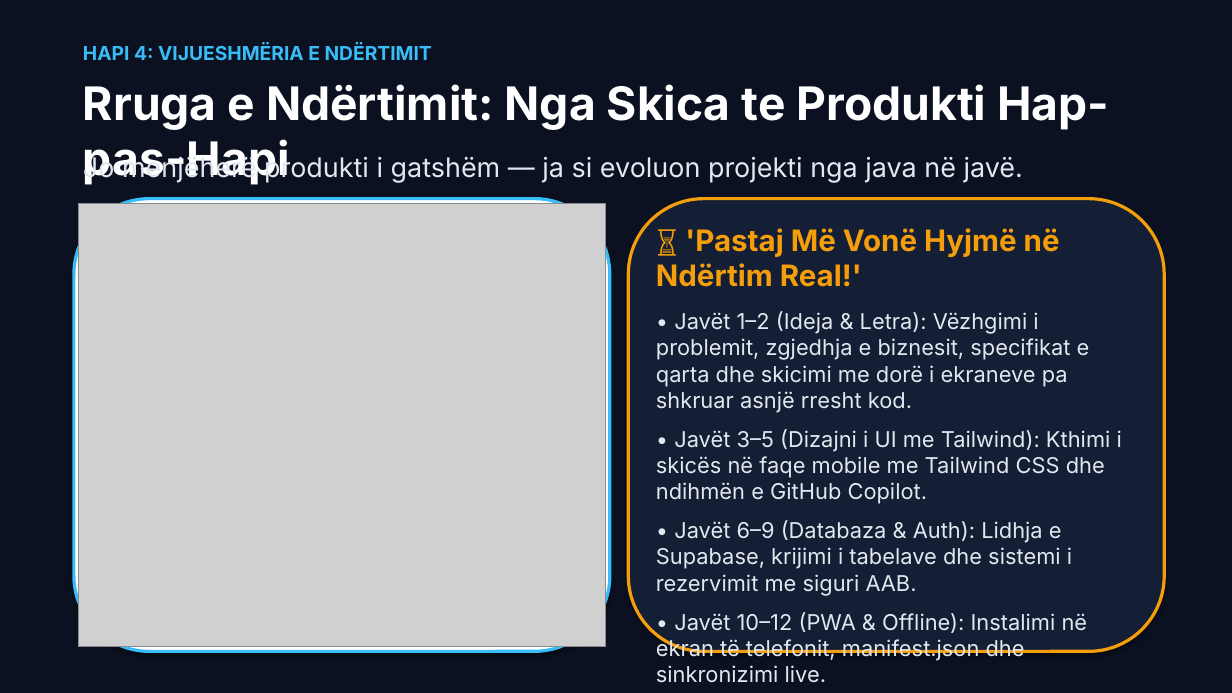
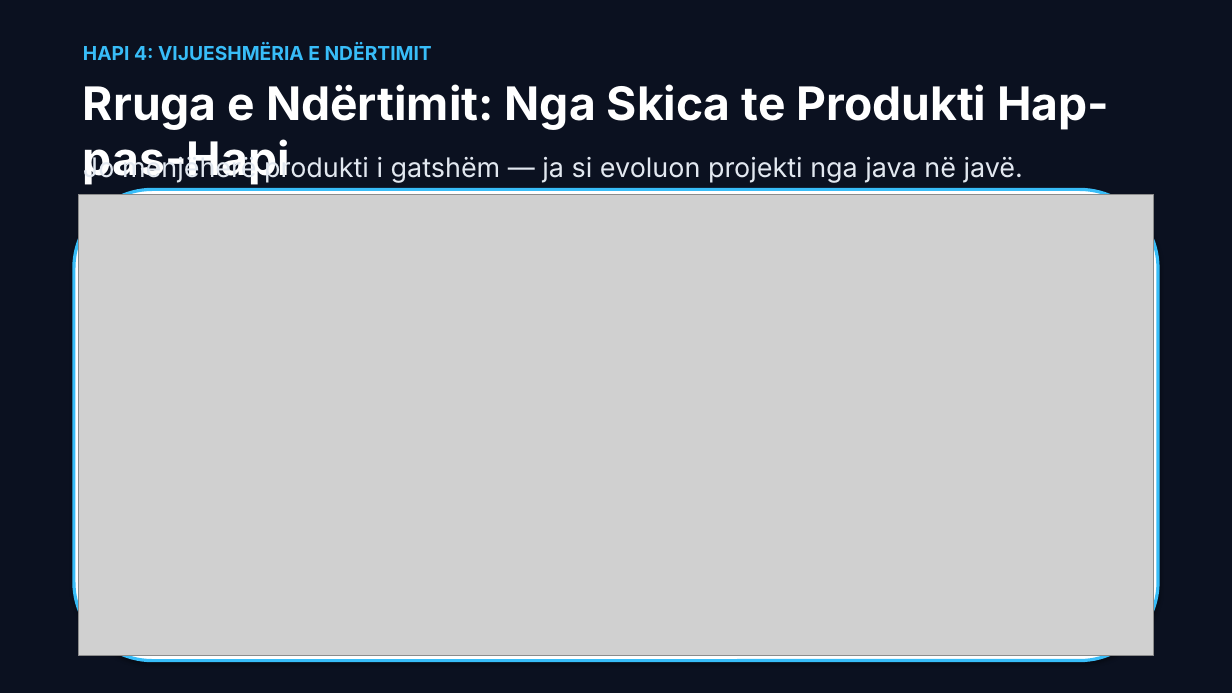
Before and after one commit to arbenl/arbenl.github.io, a slide deck: slide 6 of Jave1_Hyrje_Nextjs_PWA_Copilot_2026.pptx. Drawn at 1232x693 pixels with LibreOffice and Linux fonts; fonts in the diff are those of the drawing; grey boxes stand for pictures. Boxes give left, top, right and bottom in pixels: in the first picture for what was removed or moved away, otherwise in the second. Text is boxed around its words. In the diff, an @@ line names an element or a change of style, - is before the commit and + after.

Commit message:
feat(presentation): upgrade slides 2-6 to full-width projector-grade visual diagrams

```diff
--- a/Jave1_Hyrje_Nextjs_PWA_Copilot_2026.pptx
+++ b/Jave1_Hyrje_Nextjs_PWA_Copilot_2026.pptx
@@ rounded rectangle: place and size @@
-rounded rectangle at <box>74,199,610,652</box>
+rounded rectangle at <box>74,189,1158,661</box>
@@ picture: place and size @@
-picture at <box>79,203,605,647</box>
+picture at <box>79,194,1153,656</box>
@@ rounded rectangle removed at <box>628,199,1165,652</box> @@
@@ text removed at <box>656,228,1122,683</box> @@
-⏳ 'Pastaj Më Vonë Hyjmë në Ndërtim Real!'
-• Javët 1–2 (Ideja & Letra): Vëzhgimi i problemit, zgjedhja e biznesit, specifikat e qarta dhe skicimi me dorë i ekraneve pa shkruar asnjë rresht kod.
-• Javët 3–5 (Dizajni i UI me Tailwind): Kthimi i skicës në faqe mobile me Tailwind CSS dhe ndihmën e GitHub Copilot.
-• Javët 6–9 (Databaza & Auth): Lidhja e Supabase, krijimi i tabelave dhe sistemi i rezervimit me siguri AAB.
-• Javët 10–12 (PWA & Offline): Instalimi në ekran të telefonit, manifest.json dhe sinkronizimi live.
-• Java 15 (Demo Day & Suksesi): Prezantimi live nga telefoni juaj personal para komisionit dhe sallës!
```
Also in this commit, not shown: 3 other slides changed, 4 other files.
